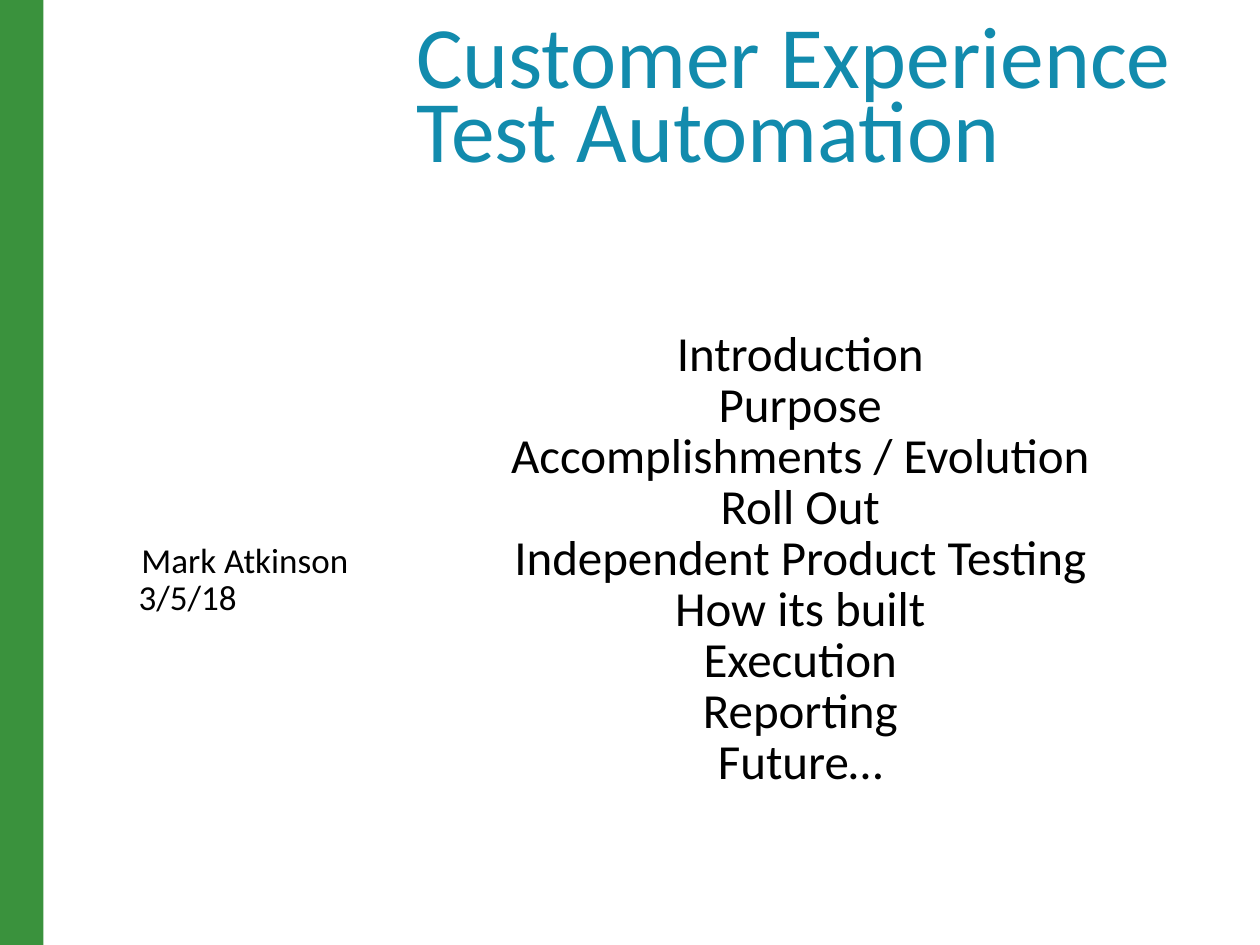
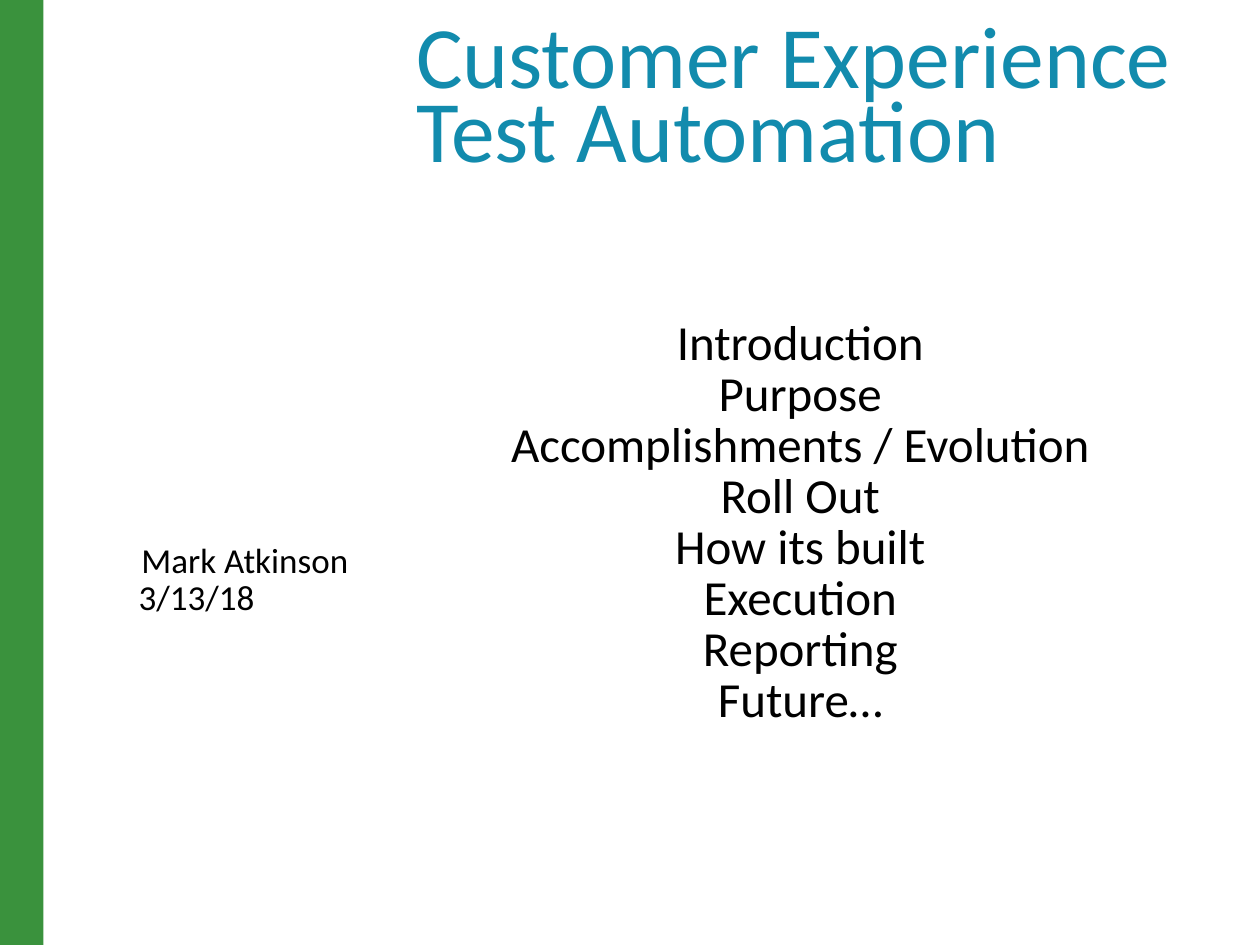
Before and after one commit to raghav9329/mainProf, a slide deck: slide 1 of CurrentWork_Delta/CX_StrategyPowerPoint.pptx. Drawn at 1260x945 pixels with LibreOffice and Linux fonts; fonts in the diff are those of the drawing; background and template pictures are left out. Boxes give left, top, right and bottom in pixels: in the first picture for what was removed or moved away, otherwise in the second. Text is boxed around its words. In the diff, an @@ line names an element or a change of style, - is before the commit and + after.

```diff
--- a/CurrentWork_Delta/CX_StrategyPowerPoint.pptx
+++ b/CurrentWork_Delta/CX_StrategyPowerPoint.pptx
@@ text at (514, 541, 1086, 584): paragraph removed @@
-Independent Product Testing
@@ text at (139, 585, 255, 612): text changed @@
-3/5/18
+3/13/18
```
Also in this commit, not shown: 12 other slides changed, 1 slide removed, 9 other files.
